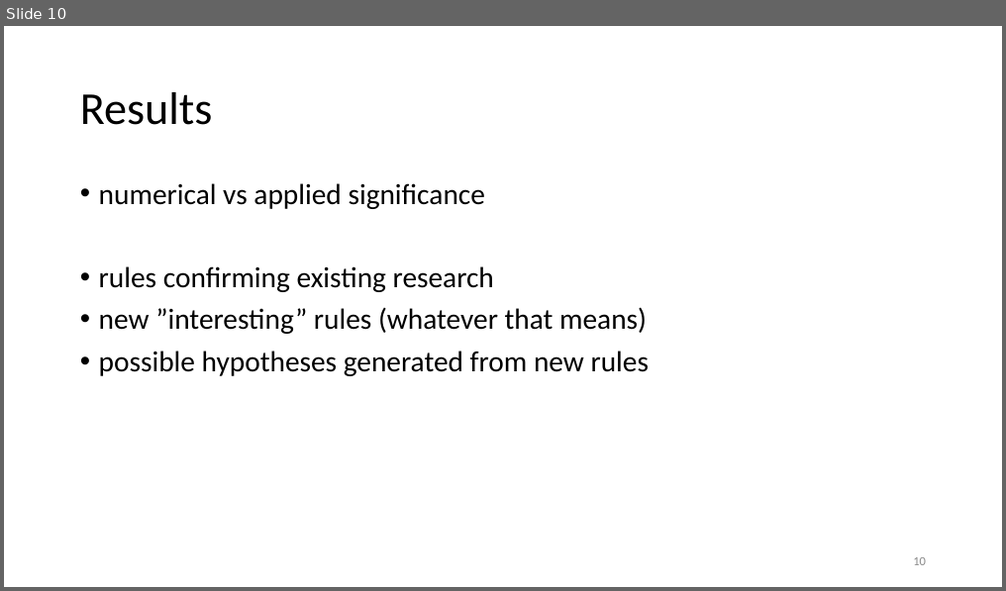
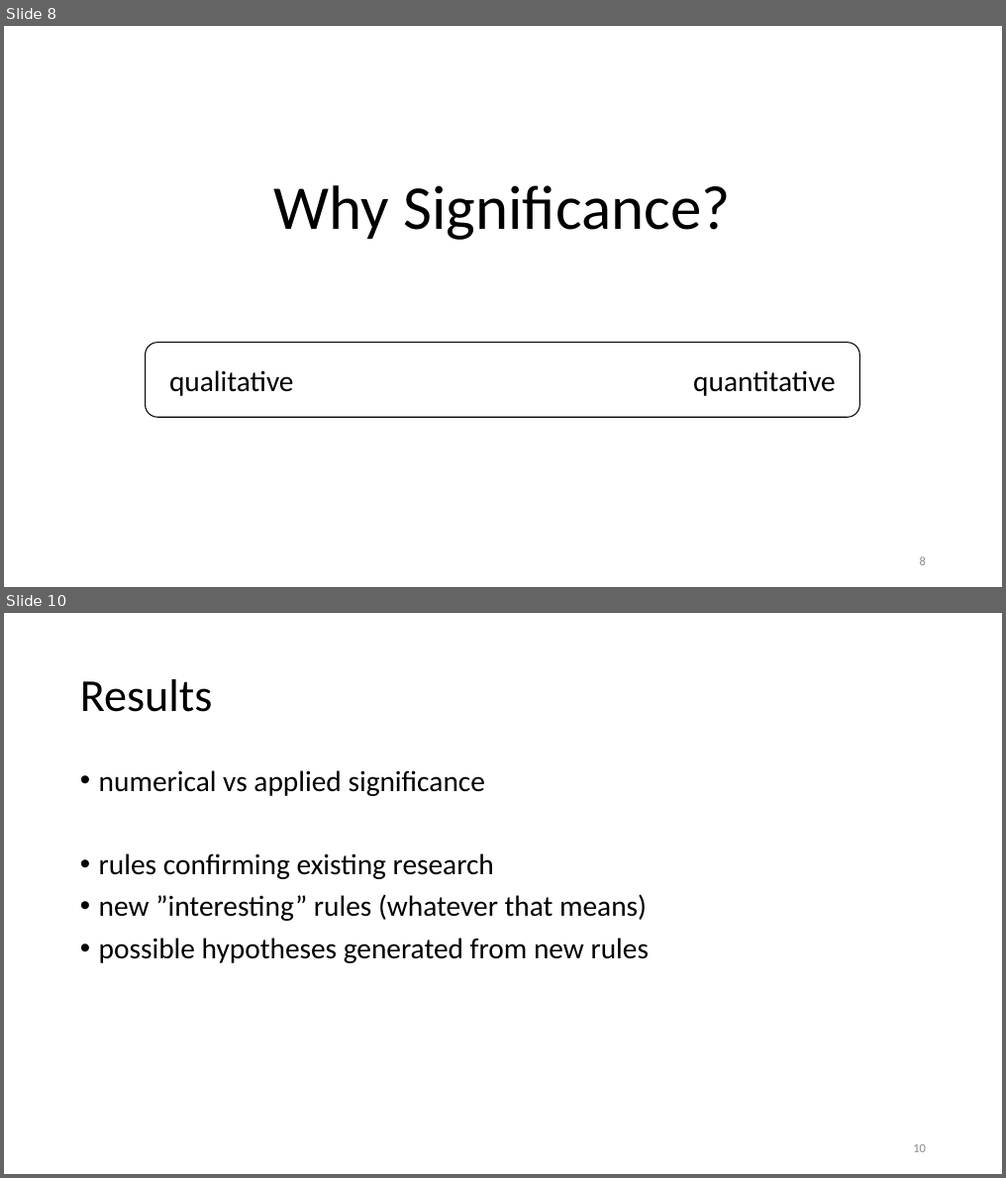
Before and after one commit to prestoaghitato/BA_thesis, a slide deck: tex/beamer_dummy.pptx. Shown one above the other, each under a label of ours: slide 10 before the commit, slides 8 and 10 after it; the slides between them are not shown. The pictures are 1006x591 and 1006x1178 pixels, drawn with LibreOffice and Linux fonts; fonts in the diff are those of the drawing. Boxes give left, top, right and bottom in pixels: in the first picture for what was removed or moved away, otherwise in the second. Text is boxed around its words. In the diff, an @@ line names an element or a change of style, - is before the commit and + after.

```diff
--- a/tex/beamer_dummy.pptx
+++ b/tex/beamer_dummy.pptx
@@ slide 8 added at bbox=[4, 26, 1002, 587], background #FFFFFF @@
@@ title added at bbox=[274, 185, 730, 240], 60 pt, text #000000 @@
+Why Significance?
@@ rounded rectangle added at bbox=[146, 343, 860, 417], outline #000000 1 pt, 28 pt, text #000000 @@
+qualitative quantitative
@@ page number added at bbox=[920, 557, 926, 566], 12 pt, text #8C8C8C @@
+8
```
Also in this commit, not shown: 5 slides changed, 3 other slides added, 4 slides removed, 3 other files.
